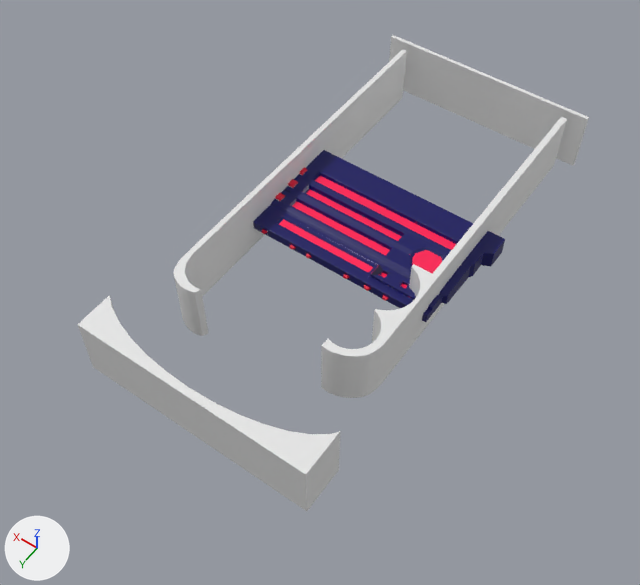
What one commit did to the FBX model Assets/Prefabs/FBX/PinballScorebord.fbx.
Rendered twice from a 50 mm camera at (-1.59, 2.52, 3.37) aimed at (0.01, 0.28, -0.15). Every picture has the same lights, and +X, +Y and +Z are marked at lower left. Where no turn or scale is listed for an object, it has been applied to the vertices.

Script lines for the objects in view, before the commit:
```python
me_cube = bpy.data.meshes.new('Cube')
me_cube.from_pydata(...)  # 80 vertices, 48 faces; spans x -0.72..0.89, y -0.55..1.75, z -0.17..1.22
me_cube.materials.append(mat_neon)  # red #e70037
me_cube_002 = bpy.data.meshes.new('Cube.002')
me_cube_002.from_pydata(...)  # 222 vertices, 120 faces; spans x -0.63..0.63, y -1.29..1.29, z -0.17..0.17
me_cube_008 = bpy.data.meshes.new('Cube.008')
me_cube_008.from_pydata(...)  # 984 vertices, 1001 faces; spans x -0.635..0.565, y -0.381..0.242, z -0.055..0.046
me_cube_008.materials.append(mat_material)  # picture img_pinball_scoreboard_t_png
ob_cube = bpy.data.objects.new('Cube', me_cube)
ob_cube.location = (-0.032, -0.125, -0.007)
ob_cube.scale = (0.6, 0.2, 0.05)
ob_cube_001 = bpy.data.objects.new('Cube.001', me_cube_008)
ob_cube_001.location = (0.001, -0.03, -0.001)
ob_cube_002 = bpy.data.objects.new('Cube.002', me_cube_002)
ob_cube_002.location = (-0.001, -0.029, 0.016)
```
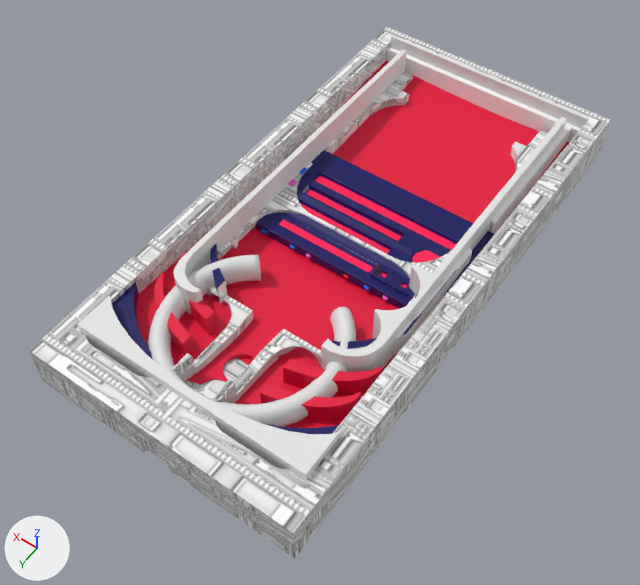
Location of each change, [x1, y1, x2, y2] in pixels of the pictures (640 x 585 px):
'Map_3', added: after [29, 27, 611, 558]
'Cube', reshaped, moved, rescaled: before [262, 168, 388, 301]; after [136, 61, 570, 428]
'map_2', added: after [112, 47, 581, 434]
'tennel', added: after [148, 255, 356, 427]
'Cylinder.001', added (red): after [154, 274, 361, 420]
'Cylinder', added (red): after [179, 252, 382, 395]
'Board', added: after [262, 168, 371, 291]
'Board.002', added: after [288, 179, 388, 301]

The edits, one by one:
Picture 'mapColor Base Color.png' (img_mapcolor_base_color_png) is new.
Material 'glass' (mat_glass) is new.
Its base color is (0.8, 0.8, 0.8) (white #e7e7e7).
Its roughness is 0.4.
Material 'mapColor' (mat_mapcolor) is new.
Its texture is img_mapcolor_base_color_png.
Material 'frames' (mat_frames) is new.
Its base color is (0.00842, 0.122, 0.8) (blue #1762e7).
Material 'pink' (mat_pink) is new.
Its base color is (0.8, 0.111, 0.57) (pink #e75ec7).
me_cube is used by ob_cube; location (-0.032, -0.125, -0.007); scale (0.6, 0.2, 0.05).
me_cube had 80 vertices, 48 faces and spanned x -0.72..0.89, y -0.55..1.75, z -0.17..1.22.
me_cube now has 683 vertices, 535 faces and spans x -1.0..1.0, y -1.0..1.0, z -1.0..1.0.
me_cube part 1: 80 vertices removed from x -0.72..0.89, y -0.55..1.75, z -0.17..1.22; 683 vertices added at x -1.0..1.0, y -1.0..1.0, z -1.0..1.0.
Mesh me_cylinder_007 is new.
It has 178 vertices, 79 faces and spans x -0.569..0.569, y -0.005..0.247, z -0.094..0.094.
It uses material mat_neon (red #e70037).
Mesh me_torus_003 is new.
It has 3698 vertices, 3629 faces and spans x -0.47..0.47, y -0.388..0.477, z -0.087..0.089.
It uses material mat_glass (white #e7e7e7).
Mesh me_cube_008_1 is new.
It has 2391 vertices, 1661 faces and spans x -0.72..0.73, y -1.43..1.47, z -0.11..0.14.
It uses material mat_mapcolor (picture img_mapcolor_base_color_png).
Mesh me_cube_1 is new.
It has 32 vertices, 20 faces and spans x -0.209..0.533, y -0.11..0.35, z -0.009..0.061.
It uses material mat_frames (blue #1762e7).
Mesh me_cylinder_004 is new.
It has 178 vertices, 79 faces and spans x -0.569..0.569, y -0.01..0.247, z -0.094..0.094.
It uses material mat_neon (red #e70037).
Mesh me_cube_003 is new.
It has 296 vertices, 157 faces and spans x -0.64..0.64, y -1.28..1.28, z -0.1..0.1.
It uses material mat_material (picture img_pinball_scoreboard_t_png).
Mesh me_cube_005 is new.
It has 24 vertices, 14 faces and spans x -0.31..0.517, y -0.008..0.35, z -0.009..0.058.
It uses material mat_pink (pink #e75ec7).
Object 'Cube' (ob_cube) moves from (-0.032, -0.125, -0.007) to (-0.001, -0.05, -0.022).
Object 'Cube' (ob_cube) is rescaled from (0.6, 0.2, 0.05) to (0.642, 1.29, 0.0506).
Object 'Cylinder.001' (ob_cylinder_001) is new; it shows me_cylinder_007.
Its location is (-0.004, 0.79, 0.016).
Object 'tennel' (ob_tennel) is new; it shows me_torus_003.
Its location is (0.016, 0.797, 0.046).
Object 'Map_3' (ob_map_3) is new; it shows me_cube_008_1.
Its location is (0.0, 0.0, 0.0).
Object 'Board' (ob_board) is new; it shows me_cube_1.
Its location is (-0.032, -0.125, -0.007).
Object 'Cylinder' (ob_cylinder) is new; it shows me_cylinder_004.
Its location is (-0.004, 0.629, 0.016).
Object 'map_2' (ob_map_2) is new; it shows me_cube_003.
Its location is (-0.001, -0.063, 0.016).
Object 'Board.002' (ob_board_002) is new; it shows me_cube_005.
Its location is (-0.032, -0.125, -0.007).
